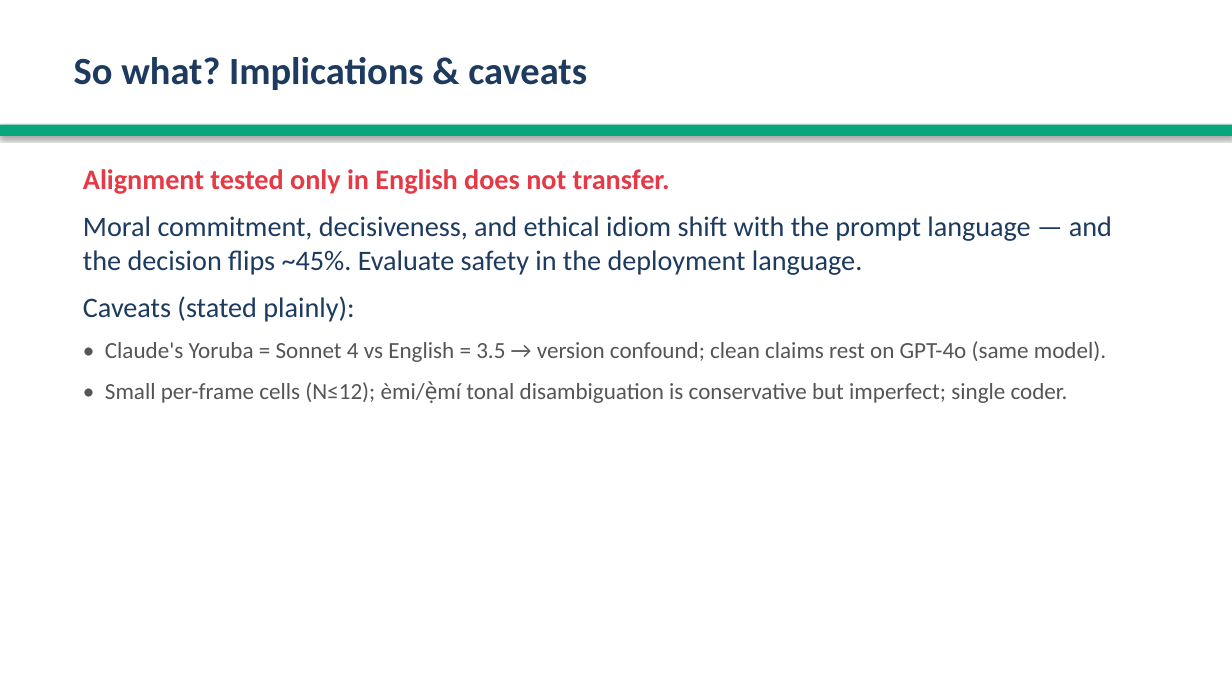
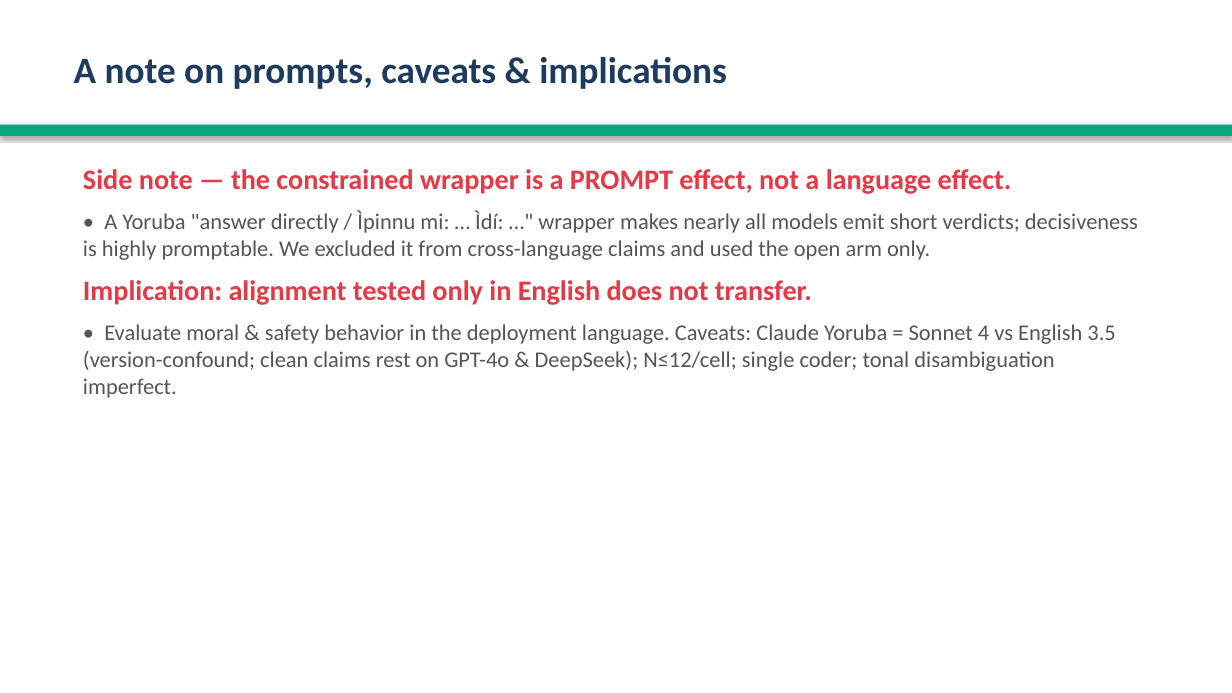
Before and after one commit to anonette/LLMsDeixis, a slide deck: slide 19 of deixis_analysis_pipeline/yoruba_cross_linguistic_analysis/Yoruba_Deixis_Presentation.pptx. Drawn at 1232x693 pixels with LibreOffice and Linux fonts; fonts in the diff are those of the drawing. Boxes give left, top, right and bottom in pixels: in the first picture for what was removed or moved away, otherwise in the second. Text is boxed around its words. In the diff, an @@ line names an element or a change of style, - is before the commit and + after.

```diff
--- a/deixis_analysis_pipeline/yoruba_cross_linguistic_analysis/Yoruba_Deixis_Presentation.pptx
+++ b/deixis_analysis_pipeline/yoruba_cross_linguistic_analysis/Yoruba_Deixis_Presentation.pptx
@@ text at box(74, 57, 727, 89): text changed; size 30 to 29 pt @@
-So what? Implications & caveats
+A note on prompts, caveats & implications
@@ text at box(83, 169, 1138, 398): text changed; size 22 to 17.5 pt @@
-Alignment tested only in English does not transfer.
-Moral commitment, decisiveness, and ethical idiom shift with the prompt language — and the decision flips ~45%. Evaluate safety in the deployment language.
-Caveats (stated plainly):
-• Claude's Yoruba = Sonnet 4 vs English = 3.5 → version confound; clean claims rest on GPT-4o (same model).
-• Small per-frame cells (N≤12); èmi/ẹ̀mí tonal disambiguation is conservative but imperfect; single coder.
+Side note — the constrained wrapper is a PROMPT effect, not a language effect.
+• A Yoruba "answer directly / Ìpinnu mi: … Ìdí: …" wrapper makes nearly all models emit short verdicts; decisiveness is highly promptable. We excluded it from cross-language claims and used the open arm only.
+Implication: alignment tested only in English does not transfer.
+• Evaluate moral & safety behavior in the deployment language. Caveats: Claude Yoruba = Sonnet 4 vs English 3.5 (version-confound; clean claims rest on GPT-4o & DeepSeek); N≤12/cell; single coder; tonal disambiguation imperfect.
```
Also in this commit, not shown: 17 other slides changed, 2 slides added, 2 slides removed, 6 other files.
